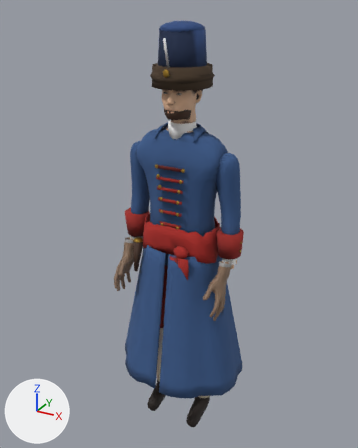
One commit to the glTF model reckoning/models/haiduk.glb: the scene before it, then after it.
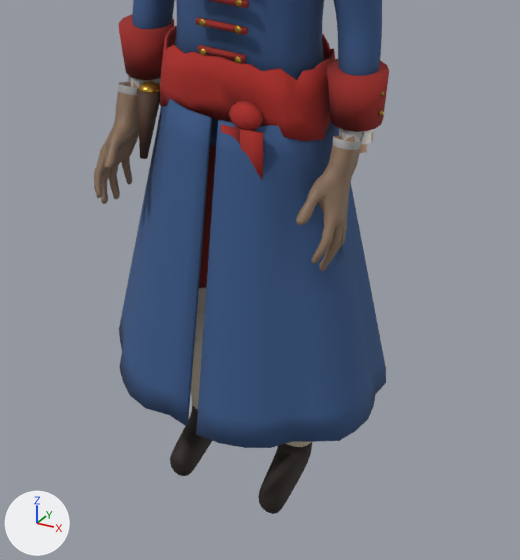
Old and new are each drawn whole from a 50 mm camera at (0.969, -1.789, 1.952) aimed at (-0.032, 0.031, 1.042) and again close up on the part from 20% to 84% of the width and 45% to 100% of the height. Lighting does not change. The marker at lower left points along +X, +Y and +Z. The first two pictures are the older version. Vertices at exactly the same position are counted once.

Script lines for the objects in view, before the commit:
```python
me_haiduk_body = bpy.data.meshes.new('haiduk_body')
me_haiduk_body.from_pydata(...)  # 4466 vertices, 8832 faces; spans x -0.27..0.27, y -0.2..0.1, z 0.01..1.53
# faces by material slot: [3192, 2384, 752, 1316, 1036, 152]
me_haiduk_body.materials.append(mat_haiduk_skin)
me_haiduk_body.materials.append(mat_haiduk_coat)
me_haiduk_body.materials.append(mat_haiduk_legs)
me_haiduk_body.materials.append(mat_haiduk_stockings)
me_haiduk_body.materials.append(mat_haiduk_leather)
me_haiduk_body.materials.append(mat_haiduk_linen)
me_haiduk_coat = bpy.data.meshes.new('haiduk_coat')
me_haiduk_coat.from_pydata(...)  # 1026 vertices, 2040 faces; spans x -0.318..0.307, y -0.249..0.257, z 0.3..1.505
me_haiduk_coat.materials.append(mat_haiduk_coat)
me_haiduk_sash = bpy.data.meshes.new('haiduk_sash')
me_haiduk_sash.from_pydata(...)  # 388 vertices, 764 faces; spans x -0.185..0.185, y -0.141..0.116, z 0.765..1.092
me_haiduk_sash.materials.append(mat_haiduk_sash)
ob_haiduk_body = bpy.data.objects.new('haiduk_body', me_haiduk_body)
ob_haiduk_body.location = (0.0, 0.0, 0.0)
ob_haiduk_coat = bpy.data.objects.new('haiduk_coat', me_haiduk_coat)
ob_haiduk_coat.location = (0.0, 0.0, 0.0)
ob_haiduk_sash = bpy.data.objects.new('haiduk_sash', me_haiduk_sash)
ob_haiduk_sash.location = (0.0, 0.0, 0.0)
# also in view: 'haiduk_cuff' at (0.0, -0.03, 1.16); 'haiduk_wood' at (-0.189, -0.078, 0.893)
```
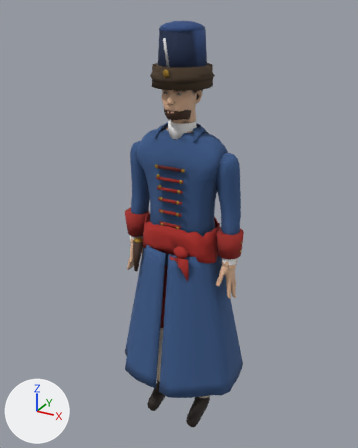
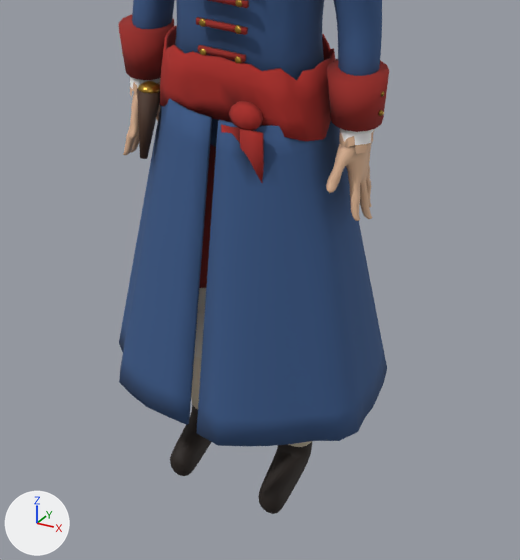
The change, as a list of edits to the scene's bpy script:
```text
Change me_haiduk_body:
    used by ob_haiduk_body; location = (0.0, 0.0, 0.0)
    remove me_haiduk_body.from_pydata(...)  # 4466 vertices, 8832 faces; spans x -0.27..0.27, y -0.2..0.1, z 0.01..1.53
    add me_haiduk_body.from_pydata(...)  # 4282 vertices, 8504 faces; spans x -0.28..0.28, y -0.13..0.1, z 0.01..1.53
    me_haiduk_body part 1: 37 vertices moved from x 0.21..0.27, y -0.12..0.01, z 0.82..0.95 to x 0.22..0.27, y -0.09..0.01, z 0.85..0.95; 722 vertices removed from x 0.2..0.27, y -0.2..-0.02, z 0.72..0.97; 630 vertices added at x 0.21..0.28, y -0.09..0.06, z 0.77..0.95
    me_haiduk_body part 2: 26 vertices moved from x -0.26..-0.22, y -0.1..-0.03, z 0.84..0.96 to x -0.26..-0.22, y -0.09..-0.01, z 0.85..0.96; 726 vertices removed from x -0.27..-0.2, y -0.2..-0.02, z 0.72..0.97; 634 vertices added at x -0.28..-0.21, y -0.09..0.06, z 0.77..0.95
    me_haiduk_body part 3: 252 kept faces spanning x -0.27..0.27, y -0.09..0.09, z 0.3..0.98 get new vertex colours
Change me_haiduk_coat:
    used by ob_haiduk_coat; location = (0.0, 0.0, 0.0)
    remove me_haiduk_coat.from_pydata(...)  # 1026 vertices, 2040 faces; spans x -0.318..0.307, y -0.249..0.257, z 0.3..1.505
    add me_haiduk_coat.from_pydata(...)  # 1026 vertices, 2040 faces; spans x -0.316..0.304, y -0.255..0.257, z 0.3..1.505
    me_haiduk_coat part 4: 780 of 1026 vertices moved; they spanned x -0.318..0.307, y -0.249..0.257, z 0.3..0.971 and now span x -0.316..0.304, y -0.255..0.257, z 0.3..0.971; mean shift (0.0, 0.0, 0.0); largest move (0.246, -0.078, 0.742) -> (0.197, -0.084, 0.726)
    me_haiduk_coat part 5: 598 kept faces spanning x -0.309..0.302, y -0.255..0.257, z 0.3..0.971 get new vertex colours
```

Changed parts and their boxes [x1, y1, x2, y2] in the close-ups (520 x 560 px; the box of a moved part takes in the faces that stretch with it):
'haiduk_coat', reshaped: before [119, 99, 386, 448]; after [119, 99, 387, 446]
'haiduk_body', reshaped: before [94, 0, 382, 514]; after [123, 0, 382, 514]
part 1 of me_haiduk_body, moved or reshaped: before [296, 128, 374, 271]; after [326, 129, 374, 221]
part 2 of me_haiduk_body, moved or reshaped: before [94, 75, 139, 204]; after [123, 77, 160, 155]
part 3 of me_haiduk_body, recoloured: [133, 78, 371, 235] in both
part 4 of me_haiduk_coat, moved or reshaped: before [119, 99, 386, 448]; after [119, 99, 387, 446]
part 5 of me_haiduk_coat, recoloured: [143, 104, 384, 443] in both
